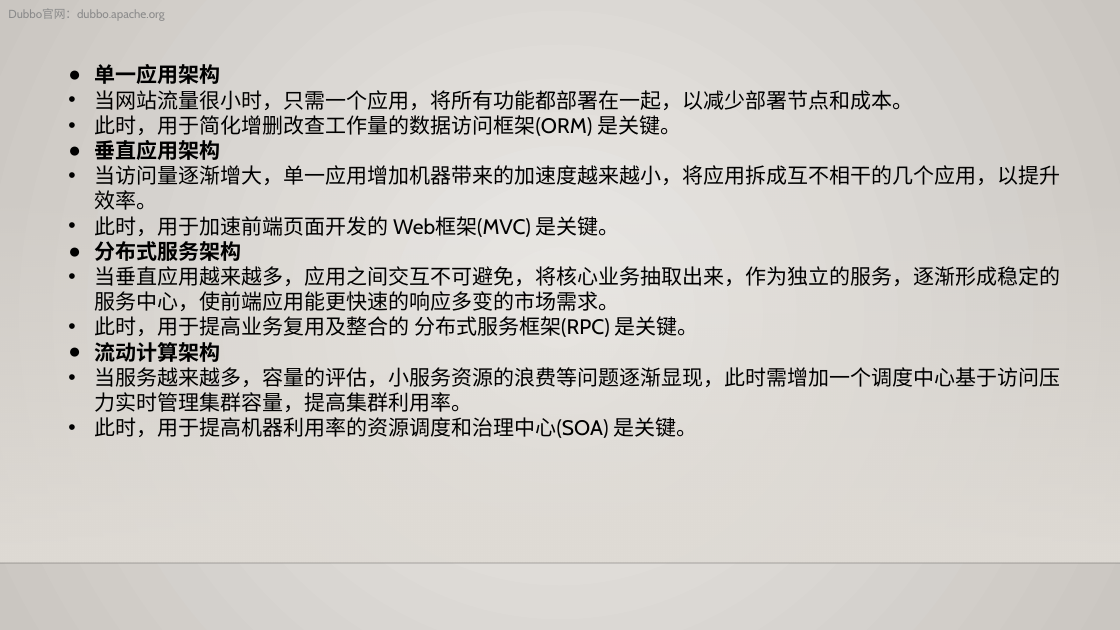
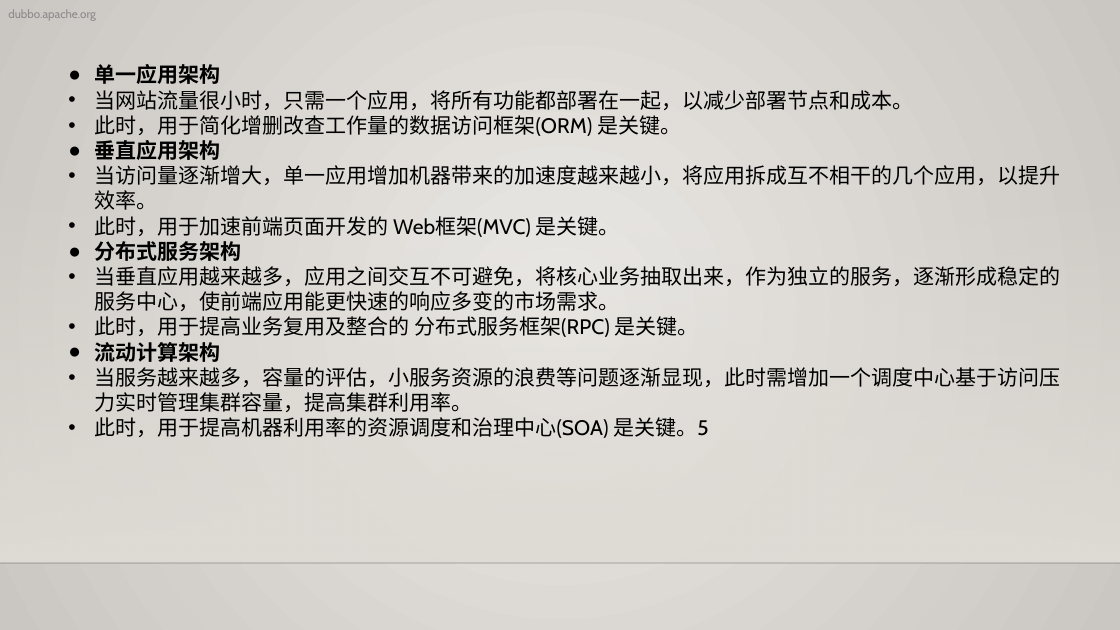
Before and after one commit to fxmayl/dubbo, a slide deck: slide 3 of 微服务架构之Dubbo入门介绍.pptx. Drawn at 1120x630 pixels with LibreOffice and Linux fonts; fonts in the diff are those of the drawing; background and template pictures are left out. Boxes give left, top, right and bottom in pixels: in the first picture for what was removed or moved away, otherwise in the second. Text is boxed around its words. In the diff, an @@ line names an element or a change of style, - is before the commit and + after.

```diff
--- a/微服务架构之Dubbo入门介绍.pptx
+++ b/微服务架构之Dubbo入门介绍.pptx
@@ text at (x1=8, y1=9, x2=96, y2=21): text changed @@
-Dubbo官网：dubbo.apache.org
+dubbo.apache.org
@@ text at (x1=95, y1=417, x2=708, y2=438): text changed @@
-• 此时，用于提高机器利用率的资源调度和治理中心(SOA) 是关键。
+• 此时，用于提高机器利用率的资源调度和治理中心(SOA) 是关键。5
```
Also in this commit, not shown: 7 other slides changed.
